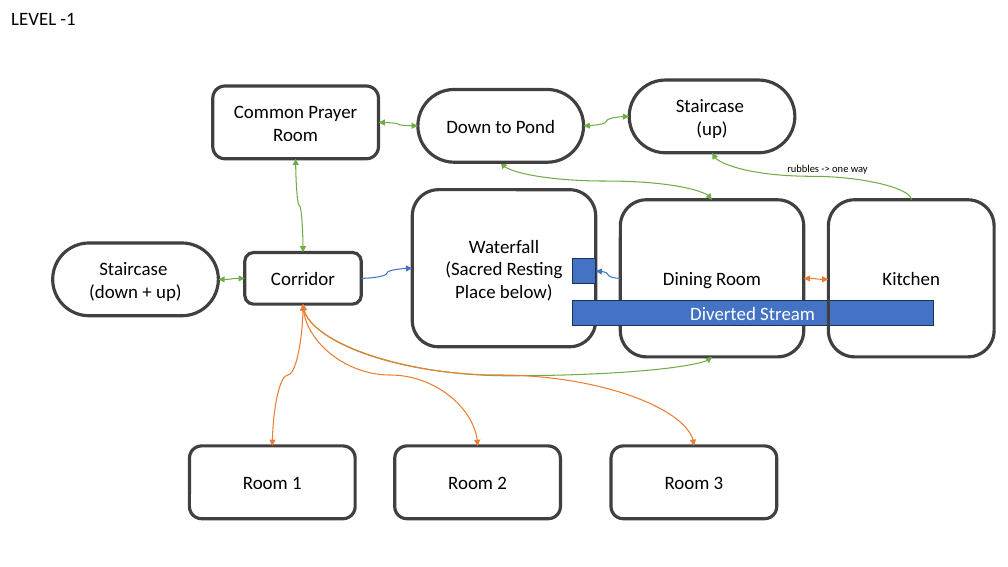
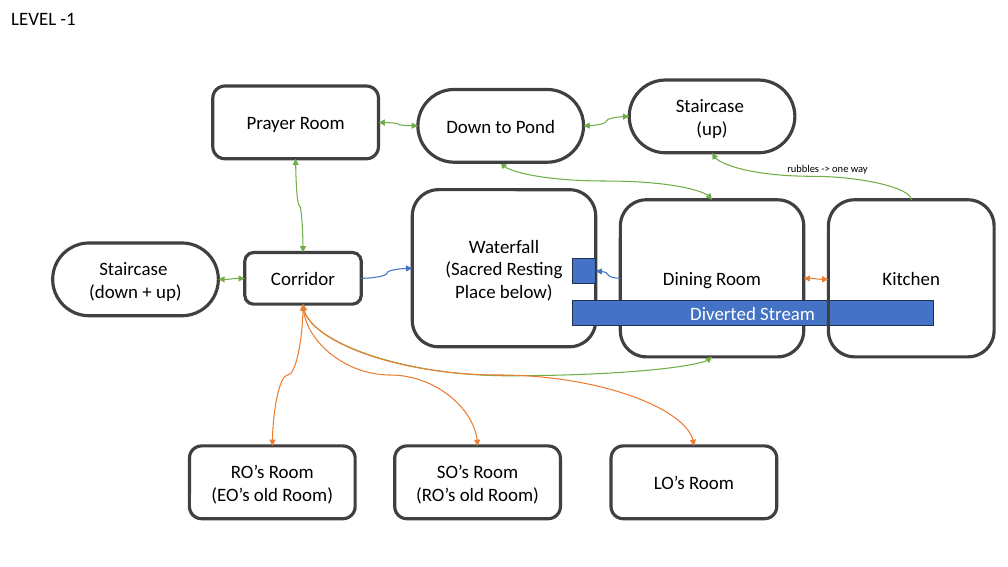
Before and after one commit to Tchetchouille/ijo-musi, a slide deck: slide 5 of Design Documents/Space/Temple Plan V1.pptx. Drawn at 1008x567 pixels with LibreOffice and Linux fonts; fonts in the diff are those of the drawing. Boxes give left, top, right and bottom in pixels: in the first picture for what was removed or moved away, otherwise in the second. Text is boxed around its words. In the diff, an @@ line names an element or a change of style, - is before the commit and + after.

```diff
--- a/Design Documents/Space/Temple Plan V1.pptx
+++ b/Design Documents/Space/Temple Plan V1.pptx
@@ text in rounded rectangle at box(247, 117, 345, 132): text changed @@
-Common Prayer Room
+Prayer Room
@@ text in rounded rectangle at box(211, 465, 333, 504): text changed @@
-Room 1
+RO’s Room
+(EO’s old Room)
@@ text in rounded rectangle at box(416, 465, 539, 504): text changed @@
-Room 2
+SO’s Room
+(RO’s old Room)
@@ text in rounded rectangle at box(654, 476, 734, 489): text changed @@
-Room 3
+LO’s Room
```
Also in this commit, not shown: 1 other slide changed, 4 other files.
